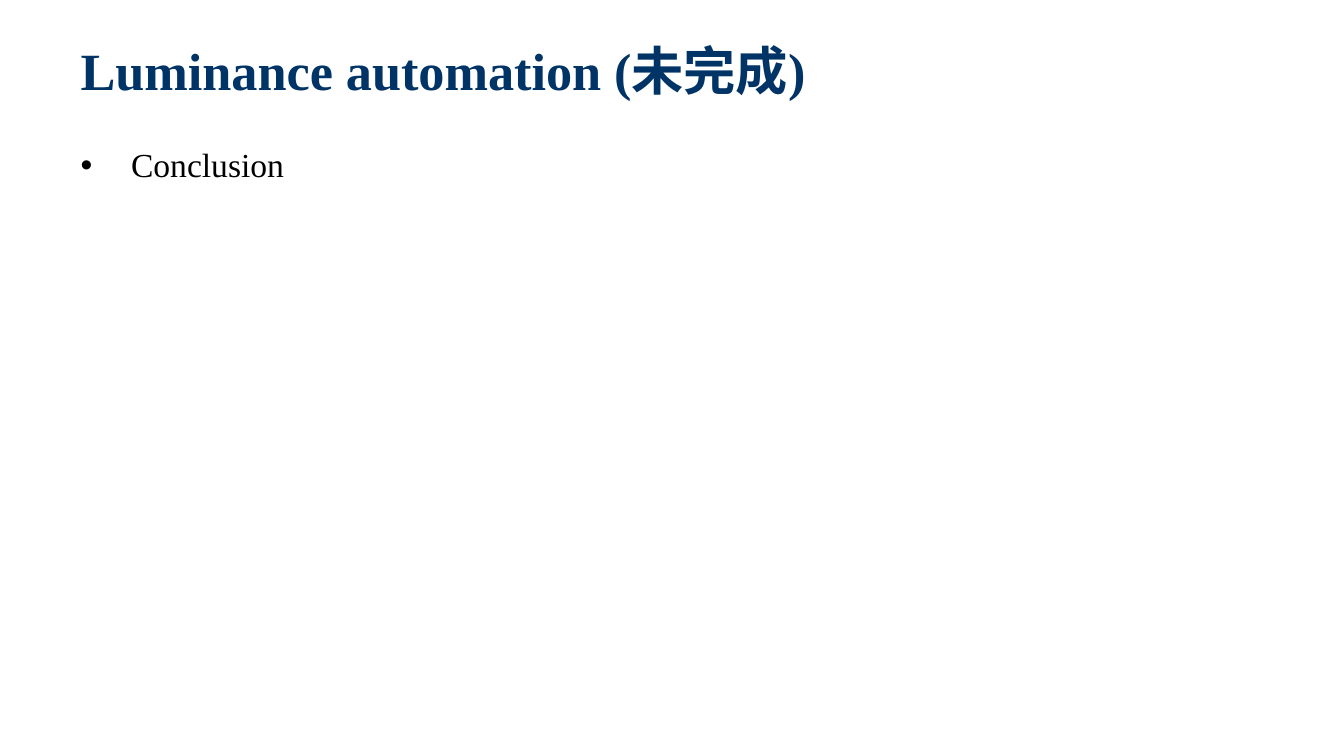
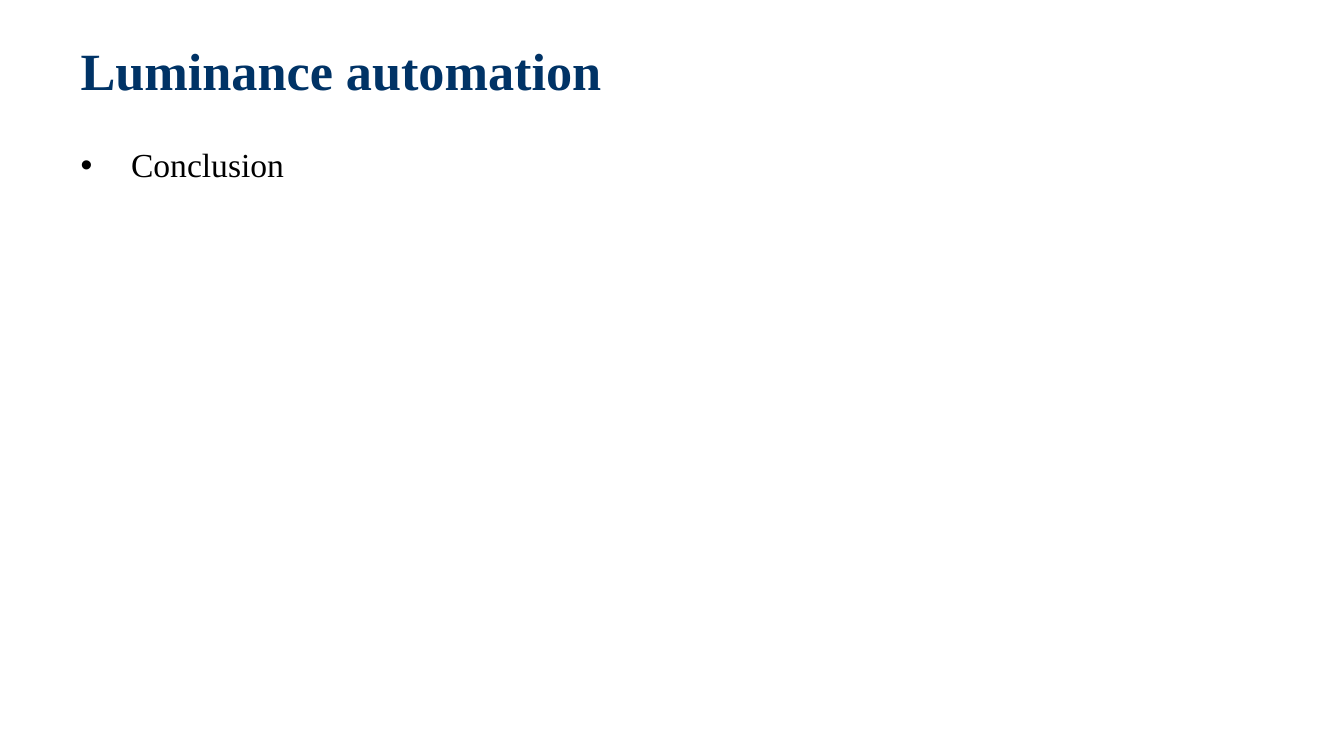
Before and after one commit to jackiejay888/automation, a slide deck: slide 23 of kpi/Test Automation_Demo.pptx (slide 22 before the commit). Drawn at 1344x756 pixels with LibreOffice and Linux fonts; fonts in the diff are those of the drawing; background and template pictures are left out. Boxes give left, top, right and bottom in pixels: in the first picture for what was removed or moved away, otherwise in the second. Text is boxed around its words. In the diff, an @@ line names an element or a change of style, - is before the commit and + after.

```diff
--- a/kpi/Test Automation_Demo.pptx
+++ b/kpi/Test Automation_Demo.pptx
@@ title at (81, 53, 601, 91): text changed @@
-Luminance automation (未完成)
+Luminance automation
```
Also in this commit, not shown: 4 other slides changed, 2 slides added, 1 slide removed, 1 other file.
